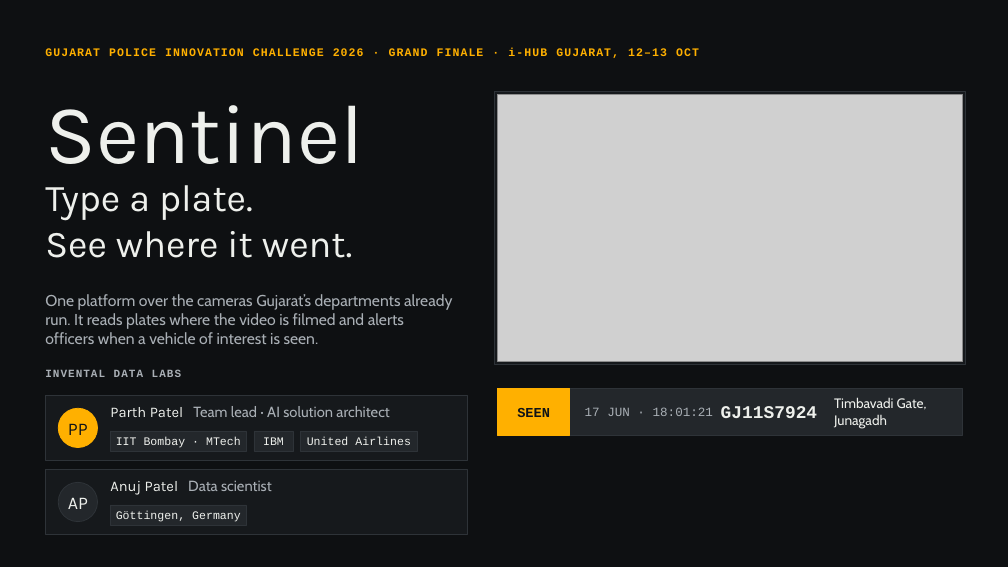
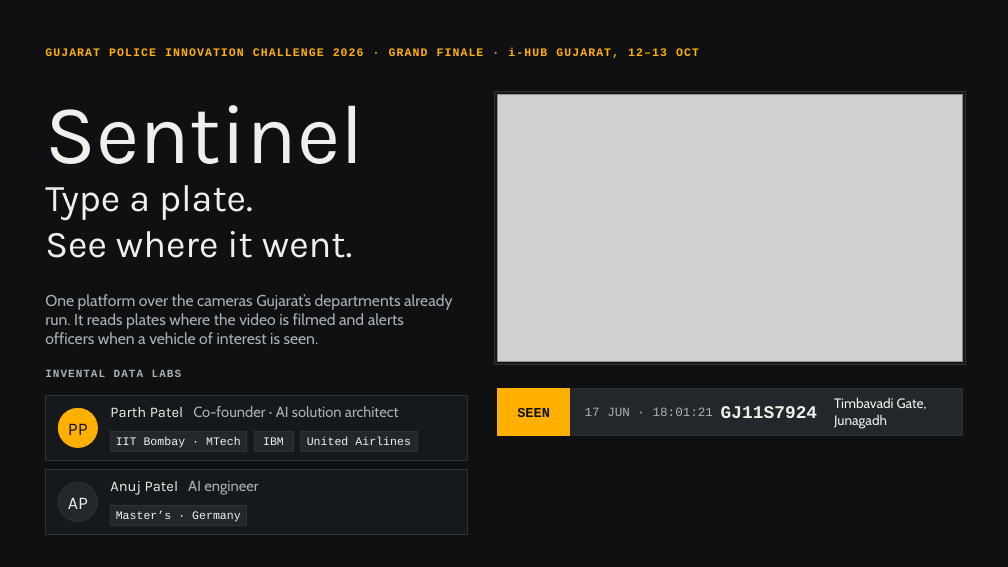
Before and after one commit to parthpatel643/sentinel-hackathon, a slide deck: slide 1 of docs/Sentinel-Finale-Pitch.pptx. Drawn at 1008x567 pixels with LibreOffice and Linux fonts; fonts in the diff are those of the drawing; grey boxes stand for pictures. Boxes give left, top, right and bottom in pixels: in the first picture for what was removed or moved away, otherwise in the second. Text is boxed around its words. In the diff, an @@ line names an element or a change of style, - is before the commit and + after.

```diff
--- a/docs/Sentinel-Finale-Pitch.pptx
+++ b/docs/Sentinel-Finale-Pitch.pptx
@@ text at [110,406,398,417]: text changed @@
-Parth Patel Team lead · AI solution architect
+Parth Patel Co-founder · AI solution architect
@@ text at [110,480,258,495]: text changed @@
-Anuj Patel Data scientist
+Anuj Patel AI engineer
@@ text at [116,511,241,522]: text changed @@
-Göttingen, Germany
+Master’s · Germany
```
Also in this commit, not shown: 1 other slide changed, 5 other files.
